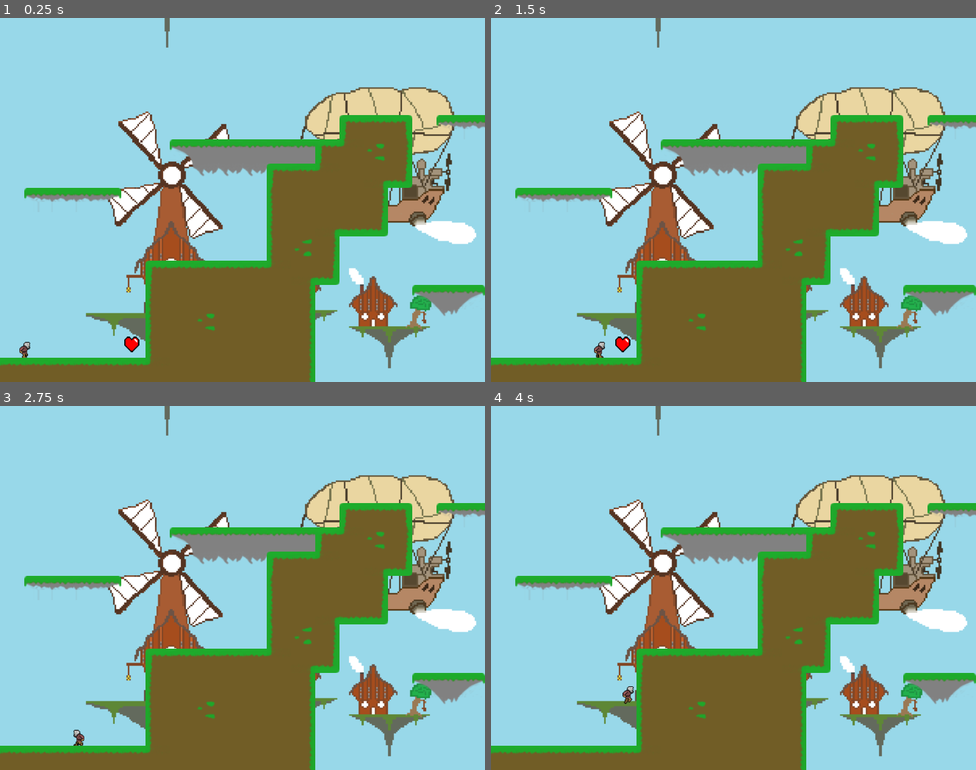
Above: before the commit, frames 1-4 (two rows, left to right).
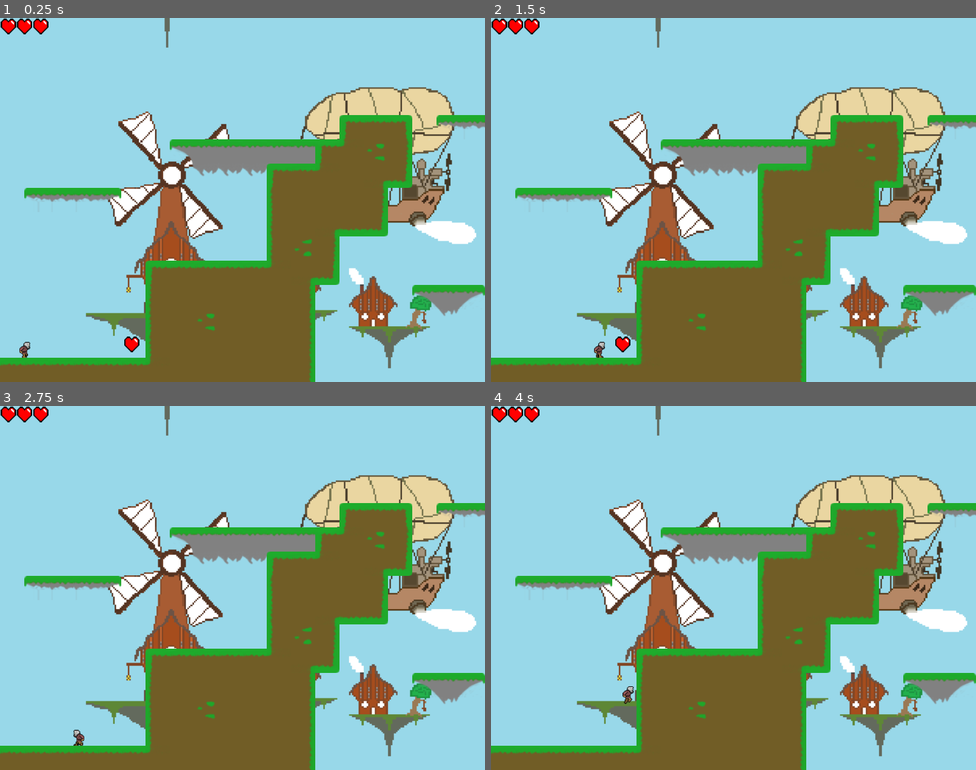
Above: after the commit, the same moments.

Repository: Kumodatsu/dream-within-a-dream
Game: Godot game, scene res://levels/Level_1.tscn
Two runs of this game, one before a commit and one after it. Both use one fixed random seed, a clock stepped at 60 frames per second and the inputs below.
Inputs:
- Up to frame 1 (0.25 s): no input
- Up to frame 2 (1.5 s): tap Enter at 0.5 s; hold D (player_move_right) from 0.53 s (still down); tap W (player_jump) at 0.77 s
- Up to frame 3 (2.75 s): tap W (player_jump) at 1.52 s; release D (player_move_right) at 2.03 s; hold A (player_move_left) from 2.03 s (still down)
- Up to frame 4 (4 s): release A (player_move_left) at 2.78 s; hold D (player_move_right) from 2.78 s (still down); tap W (player_jump) at 3.02, 3.77 s

The runs differ from the first frame. In frame 1, 0.3% of the frame differs, in the area x 0-10%, y 0-5%; in frame 2, 0.3%; in frame 3, 0.3%; in frame 4, 0.3%.

Commit message:
Add health HUD

Diff:
--- a/dream-within-a-dream/levels/Level_1.tscn
+++ b/dream-within-a-dream/levels/Level_1.tscn
@@ -1,9 +1,11 @@
-[gd_scene load_steps=6 format=2]
+[gd_scene load_steps=8 format=2]
 
 [ext_resource path="res://tilesets/Tileset.tres" type="TileSet" id=1]
 [ext_resource path="res://entities/Jacob.tscn" type="PackedScene" id=2]
 [ext_resource path="res://assets/sprites/backgrounds/bg-world-1.png" type="Texture" id=3]
 [ext_resource path="res://entities/Heart.tscn" type="PackedScene" id=4]
+[ext_resource path="res://assets/sprites/pickups/heart.png" type="Texture" id=5]
+[ext_resource path="res://scripts/health_hud.gd" type="Script" id=6]
 
 [sub_resource type="RectangleShape2D" id=1]
 
@@ -71,4 +73,26 @@
 [node name="Heart" parent="." instance=ExtResource( 4 )]
 position = Vector2( 179.304, 443.832 )
 
+[node name="HUD" type="CanvasLayer" parent="."]
+
+[node name="Health" type="Node2D" parent="HUD"]
+position = Vector2( 1, 1 )
+script = ExtResource( 6 )
+
+[node name="Heart0" type="Sprite" parent="HUD"]
+visible = false
+position = Vector2( 21, 21 )
+texture = ExtResource( 5 )
+
+[node name="Heart1" type="Sprite" parent="HUD"]
+visible = false
+position = Vector2( 42, 21 )
+texture = ExtResource( 5 )
+
+[node name="Heart2" type="Sprite" parent="HUD"]
+visible = false
+position = Vector2( 63, 21 )
+texture = ExtResource( 5 )
+
+[connection signal="health_changed" from="Jacob" to="HUD/Health" method="_on_player_health_changed"]
 [connection signal="body_entered" from="DeathZone" to="Jacob" method="_on_death_zone_entered"]
--- /dev/null
+++ b/dream-within-a-dream/scripts/health_hud.gd
@@ -0,0 +1,25 @@
+extends Node2D
+
+const FULL_HEART:  String = "res://assets/sprites/pickups/heart.png"
+const EMPTY_HEART: String = "res://assets/sprites/hud/empty_heart.png"
+const HEART_WIDTH: float  = 21.0
+const PADDING:     float  =  1.0
+
+func _on_player_health_changed(health: int, max_health: int):
+    var x_offset: float = 0.0
+    for node in get_children():
+        remove_child(node)
+        node.queue_free()
+    for _i in range(health):
+        add_heart(FULL_HEART, x_offset)
+        x_offset += HEART_WIDTH + PADDING
+    for _i in range(max_health - health):
+        add_heart(EMPTY_HEART, x_offset)
+        x_offset += HEART_WIDTH + PADDING
+
+func add_heart(path: String, x_offset: float):
+    var sprite: Sprite = Sprite.new()
+    sprite.texture  = load(path)
+    sprite.centered = false
+    sprite.translate(Vector2(x_offset, 0.0))
+    add_child(sprite)
--- a/dream-within-a-dream/scripts/jacob.gd
+++ b/dream-within-a-dream/scripts/jacob.gd
@@ -13,12 +13,14 @@
 # Number of hits the player can take before dying.
 export var max_health:       int =    3
 
+signal health_changed
+
 var velocity:  Vector2 = Vector2.ZERO
 var air_jumps: int     = max_air_jumps
 var health:    int     = max_health
 
 func _ready():
-    pass
+    emit_signal("health_changed", health, max_health)
 
 func _physics_process(_delta: float):
     var on_floor = is_on_floor()
@@ -49,6 +51,7 @@
     health = health + n
     if health > max_health:
         health = max_health
+    emit_signal("health_changed", health, max_health)
     if health <= 0:
         die()
 
